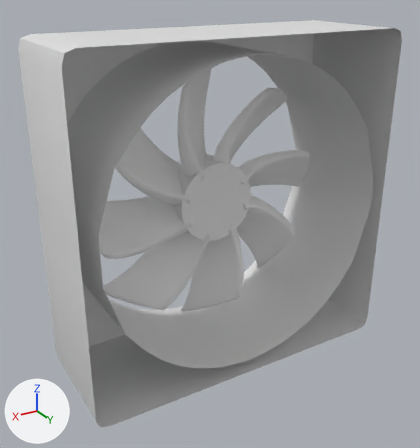
Two versions of the FBX model GolfInClass/Assets/Art/LesAssetsDeSafran/Modeles/VENTILO.fbx, one commit apart.
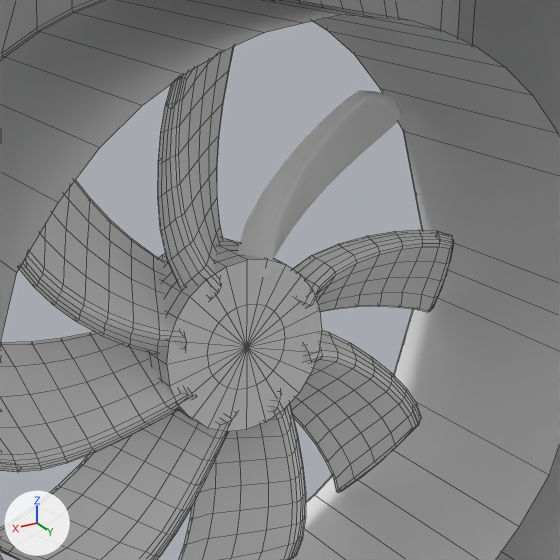
There are two pictures of each version: one whole from a camera (50 mm lens) standing at (1.112, 1.965, 1.448) and looking at (0.042, 0.181, 0.556), one close up on the part from 25% to 85% of the width and 10% to 67% of the height. The lights are fixed; the arrows at lower left show +X, +Y and +Z. The close-ups show mesh edges as thin lines. Where no turn or scale is listed for an object, it has been applied to the vertices. Vertices at the same position are counted once.
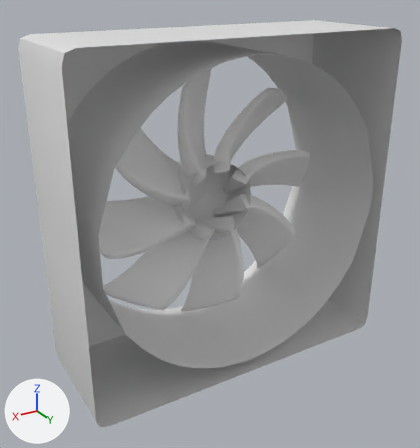
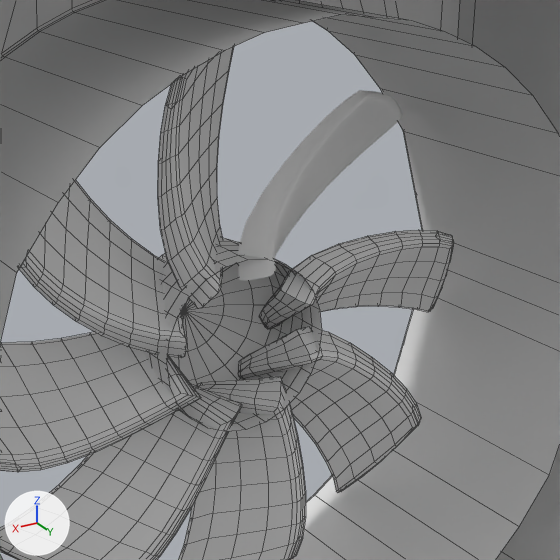
The newer file is also turned or shifted as a whole; pictures and numbers use the older file's frame.

Boxes (x1, y1, x2, y2) around the edits, measured in the close-ups (560 x 560 px):
part 1 of me_mesh, deleted
    before: (167, 259, 322, 432)

What changed in the scene script:
```text
Change me_mesh:
    used by ob_cylinder001; location = (-0.001, 0.166, 0.63)
    remove me_mesh.from_pydata(...)  # 218 vertices, 240 faces; spans x -0.159..0.159, y -0.223..0.0, z -0.159..0.159
    add me_mesh.from_pydata(...)  # 193 vertices, 192 faces; spans x -0.159..0.159, y -0.223..0.0, z -0.159..0.159
    me_mesh part 1
    25 vertices are removed from x -0.079..0.079, y 0.0, z -0.079..0.079
    48 faces are deleted
```
